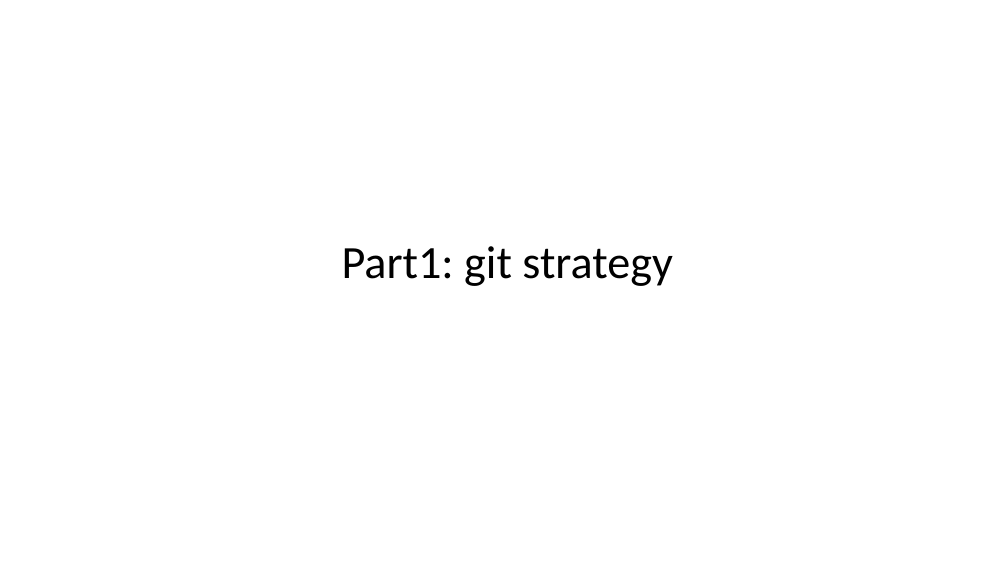
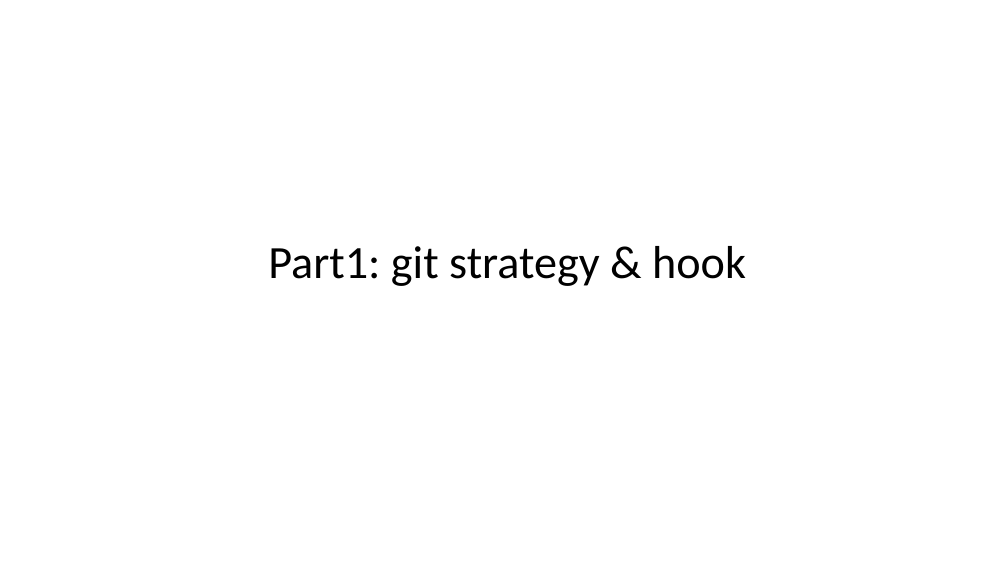
Before and after one commit to chaiyilin/featureToggling, a slide deck: slide 7 of featureToggles.pptx. Drawn at 1008x567 pixels with LibreOffice and Linux fonts; fonts in the diff are those of the drawing. Boxes give left, top, right and bottom in pixels: in the first picture for what was removed or moved away, otherwise in the second. Text is boxed around its words. In the diff, an @@ line names an element or a change of style, - is before the commit and + after.

```diff
--- a/featureToggles.pptx
+++ b/featureToggles.pptx
@@ title at <box>268,246,746,286</box>: text changed @@
-Part1: git strategy
+Part1: git strategy & hook
```
Also in this commit, not shown: 6 other slides changed, 4 slides added, 1 slide removed.
